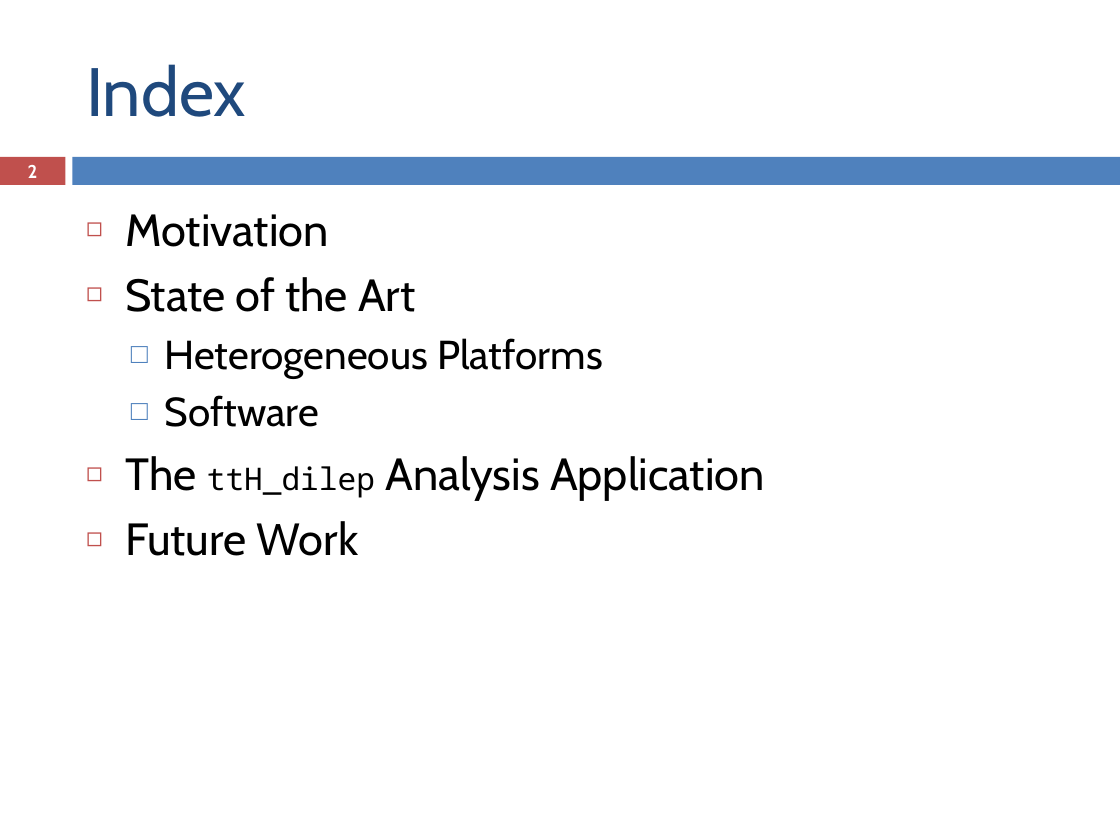
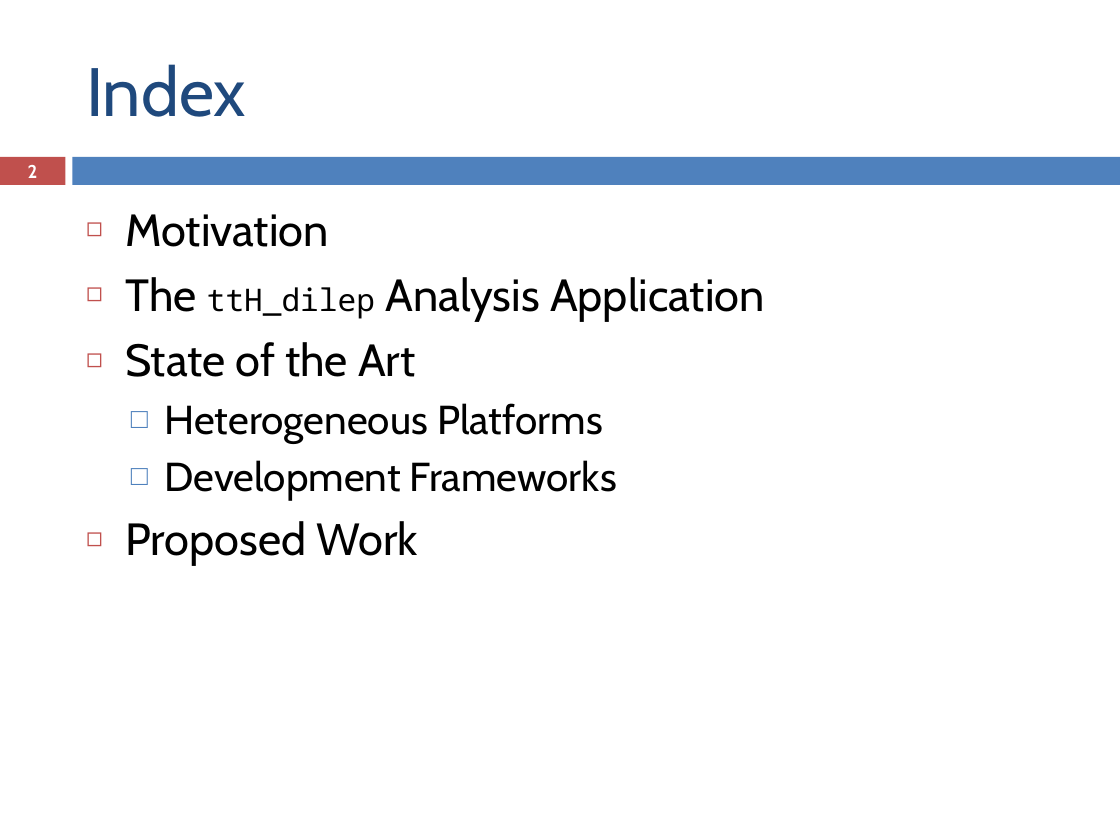
Before and after one commit to ampereira/mscthesis-liptool, a slide deck: slide 2 of doc/pre-thesis/presentation/pre-thesis_presentation.pptx. Drawn at 1120x840 pixels with LibreOffice and Linux fonts; fonts in the diff are those of the drawing. Boxes give left, top, right and bottom in pixels: in the first picture for what was removed or moved away, otherwise in the second. Text is boxed around its words. In the diff, an @@ line names an element or a change of style, - is before the commit and + after.

```diff
--- a/doc/pre-thesis/presentation/pre-thesis_presentation.pptx
+++ b/doc/pre-thesis/presentation/pre-thesis_presentation.pptx
@@ text at (125, 277, 765, 322): paragraph added @@
+◻ The ttH_dilep Analysis Application
@@ text at (125, 460, 617, 566): text changed; size 29 to 26 pt @@
-  □ Software
-◻ The ttH_dilep Analysis Application
-◻ Future Work
+  □ Development Frameworks
+◻ Proposed Work
```
Also in this commit, not shown: 8 other slides changed, 4 slides added, 2 slides removed, 7 other files.
